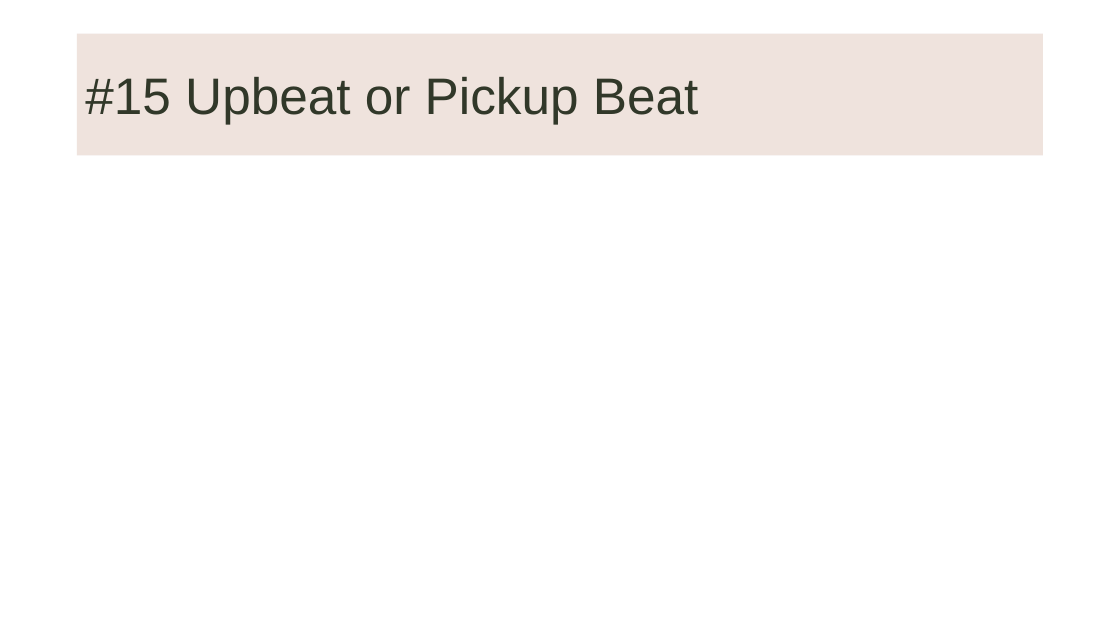
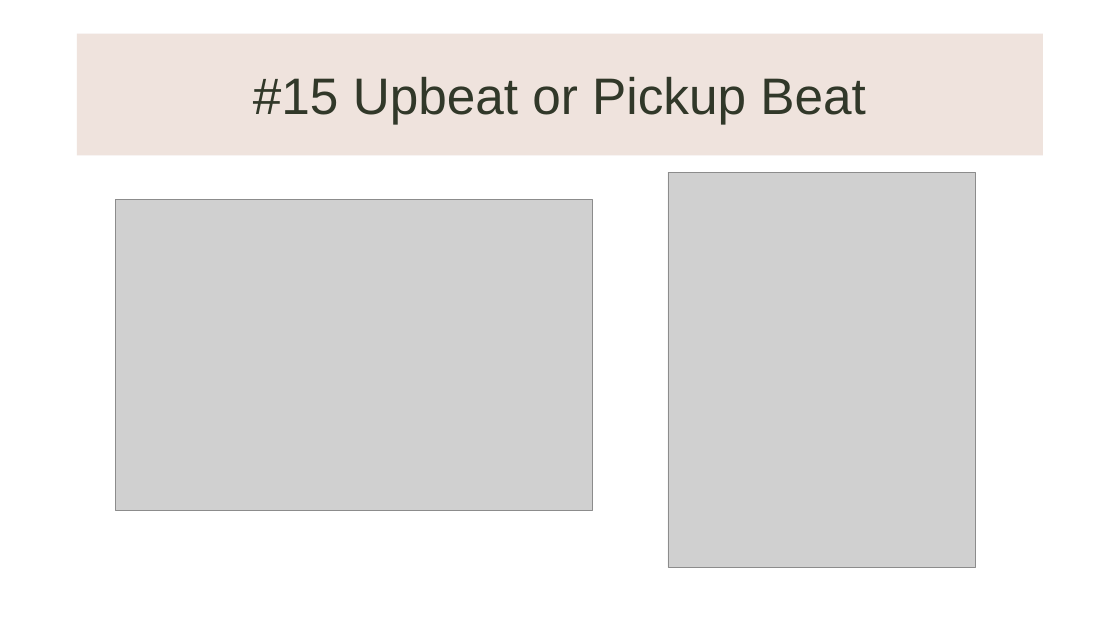
Before and after one commit to KnowledgeMavens/Science-Tech, a slide deck: slide 12 of Music Theory 02-17-18/Music Theory 02-17-18.pptx. Drawn at 1120x630 pixels with LibreOffice and Linux fonts; fonts in the diff are those of the drawing; grey boxes stand for pictures; background and template pictures are left out. Boxes give left, top, right and bottom in pixels: in the first picture for what was removed or moved away, otherwise in the second. Text is boxed around its words. In the diff, an @@ line names an element or a change of style, - is before the commit and + after.

```diff
--- a/Music Theory 02-17-18/Music Theory 02-17-18.pptx
+++ b/Music Theory 02-17-18/Music Theory 02-17-18.pptx
@@ title "#15 Upbeat or Pickup Beat" at bbox=[77, 34, 1044, 155]: alignment left to centre @@
@@ picture added at bbox=[668, 172, 975, 568] @@
@@ picture added at bbox=[115, 200, 592, 511] @@
```
Also in this commit, not shown: 16 other slides changed, 2 slides added, 2 slides removed, 1 other file.
